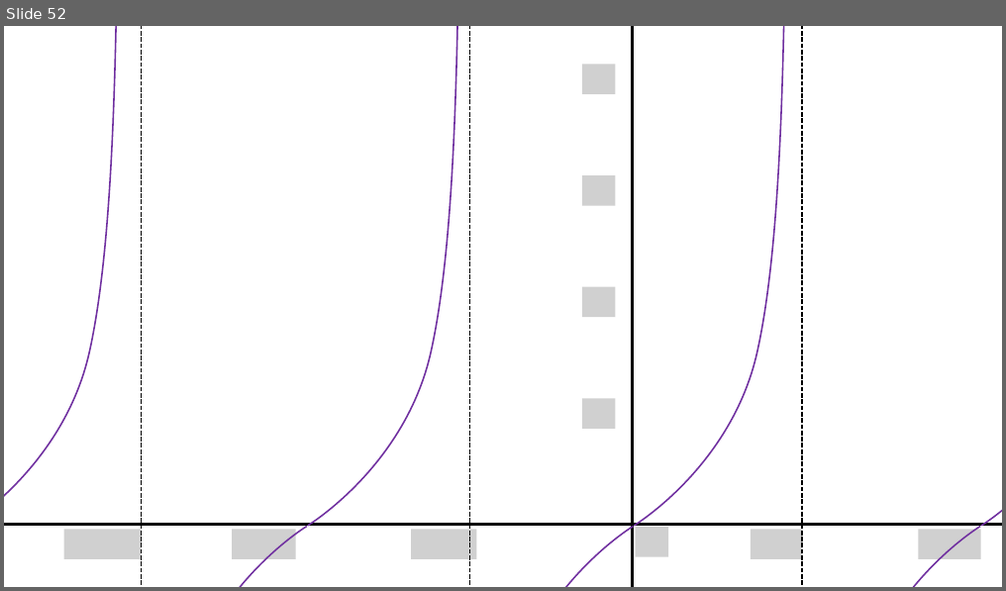
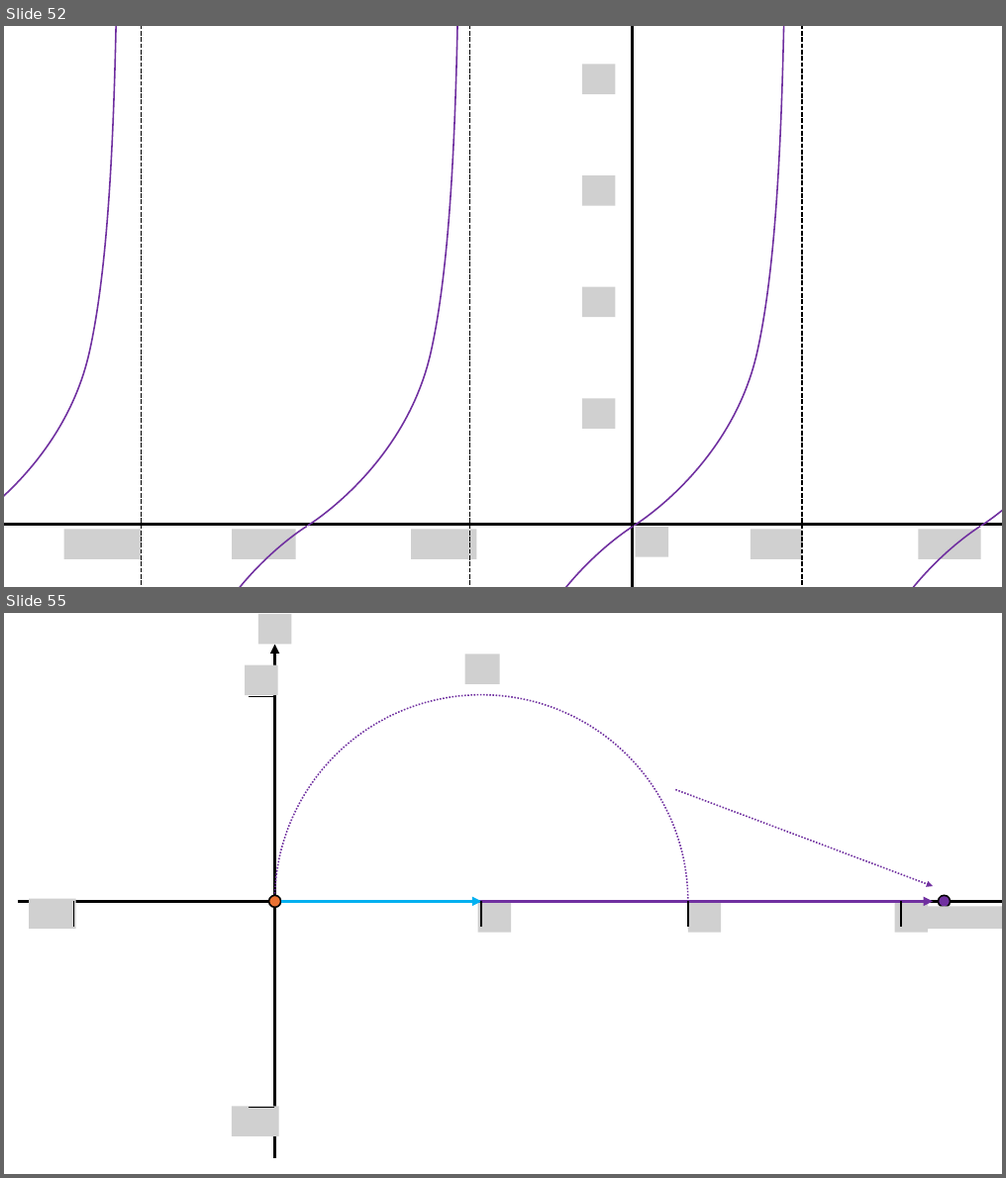
Before and after one commit to corn1200/GameMath-example, a slide deck: img/그림.pptx. Shown one above the other, each under a label of ours: slide 52 before the commit, slides 52 and 55 after it; the slides between them are not shown. The pictures are 1006x591 and 1006x1178 pixels, drawn with LibreOffice and Linux fonts; fonts in the diff are those of the drawing; grey boxes stand for pictures; background and template pictures are left out. Boxes give left, top, right and bottom in pixels: in the first picture for what was removed or moved away, otherwise in the second. Text is boxed around its words. In the diff, an @@ line names an element or a change of style, - is before the commit and + after.

```diff
--- a/img/그림.pptx
+++ b/img/그림.pptx
@@ slide 55 added at bbox=[4, 613, 1002, 1174], background #FFFFFF @@
@@ picture added at bbox=[258, 614, 291, 644] @@
@@ picture added at bbox=[245, 665, 278, 695] @@
@@ arrow added from (275, 1158) to (275, 645), #000000 3 pt @@
@@ picture added at bbox=[465, 655, 500, 684] @@
@@ line added from (249, 697) to (274, 697), #000000 1.5 pt @@
@@ arc (boxed as its full ellipse) added at bbox=[275, 694, 688, 1108], outline #7030A0 1.5 pt dashed @@
@@ arrow added from (675, 789) to (933, 886), #7030A0 1.5 pt dashed @@
@@ arrow added from (18, 901) to (1002, 901), #000000 3 pt @@
@@ picture added at bbox=[29, 899, 76, 929] @@
@@ line added from (73, 901) to (73, 927), #000000 1.5 pt @@
@@ ellipse added at bbox=[269, 895, 281, 907], fill #E97132, outline #000000 1.5 pt @@
@@ arrow added from (281, 901) to (481, 901), #00B0F0 3 pt @@
@@ arrow added from (356, 901) to (933, 901), #7030A0 3 pt @@
@@ picture added at bbox=[478, 903, 511, 933] @@
@@ line added from (481, 901) to (481, 927), #000000 1.5 pt @@
@@ picture added at bbox=[688, 903, 721, 933] @@
@@ line added from (688, 901) to (688, 927), #000000 1.5 pt @@
@@ picture added at bbox=[895, 903, 928, 933] @@
@@ line added from (901, 901) to (901, 927), #000000 1.5 pt @@
@@ picture added at bbox=[924, 906, 1002, 929] @@
@@ ellipse added at bbox=[939, 895, 950, 907], fill #7030A0, outline #000000 1.5 pt @@
@@ picture added at bbox=[232, 1106, 279, 1137] @@
@@ line added from (249, 1108) to (274, 1108), #000000 1.5 pt @@
```
Also in this commit, not shown: 3 other slides added, 5 other files.
